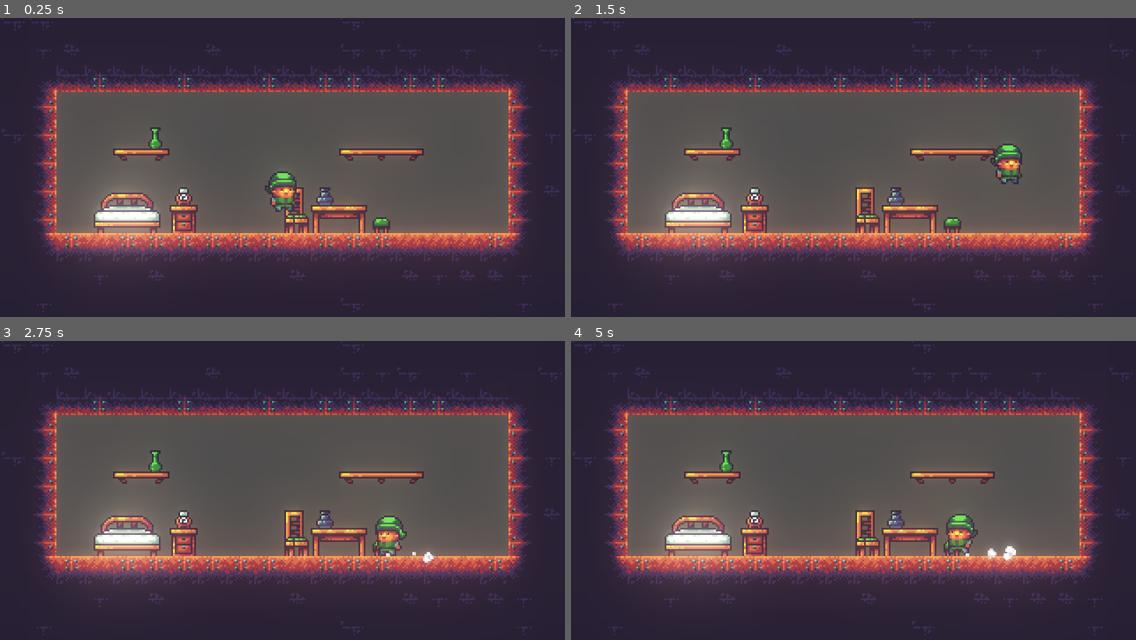
Above: before the commit, frames 1-4 (two rows, left to right).
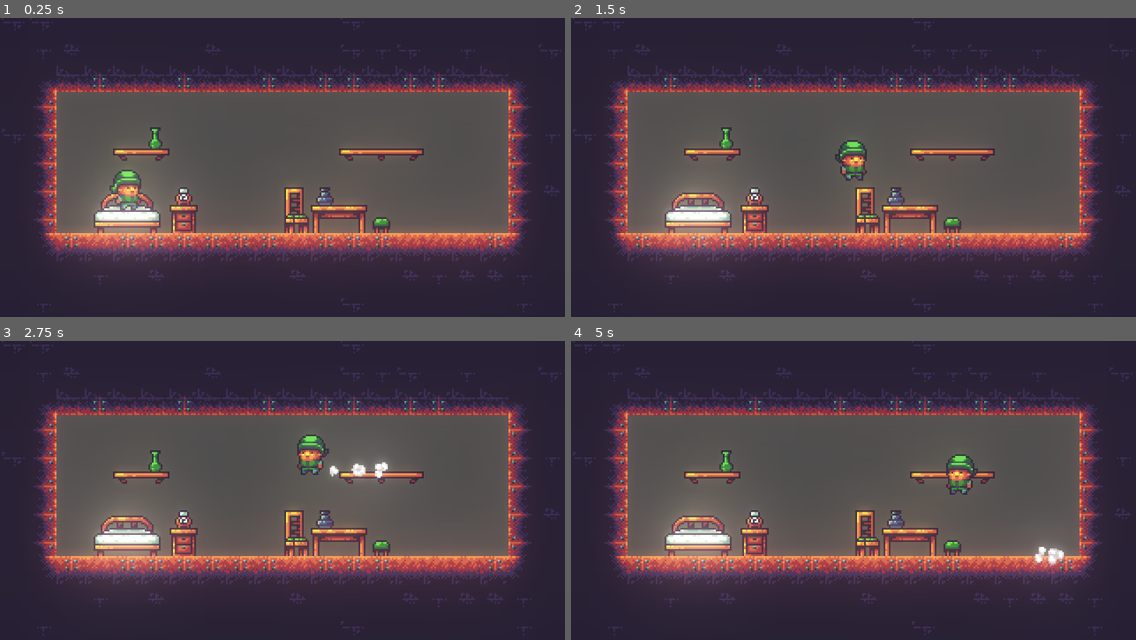
Above: after the commit, the same moments.

Repository: lethiandev/gd-christmas-morning
Game: Godot game, scene res://stages/bedroom/bedroom_stage.tscn
Two runs of this game, one before a commit and one after it. Both use one fixed random seed, a clock stepped at 60 frames per second and the inputs below.
Inputs:
- Up to frame 1 (0.25 s): no input
- Up to frame 2 (1.5 s): hold D (move_right) from 0.53 s (still down); tap W (jump) at 0.77 s
- Up to frame 3 (2.75 s): tap W (jump) at 1.52 s; release D (move_right) at 2.03 s; hold A (move_left) from 2.03 s (still down)
- Up to frame 4 (5 s): release A (move_left) at 2.78 s; hold D (move_right) 2.78-4.28 s; tap W (jump) at 3.02, 3.77, 4.52 s; hold A (move_left) from 4.28 s (still down)

The runs differ from the first frame. In frame 1, 1.0% of the frame differs, in the area x 19-53%, y 50-65%; in frame 2, 0.9%; in frame 3, 1.3%; in frame 4, 1.4%, in the area x 66-88%, y 37-75%.

Commit message:
Change player start position

Diff:
--- a/src/stages/bedroom/bedroom_stage.tscn
+++ b/src/stages/bedroom/bedroom_stage.tscn
@@ -29,6 +29,7 @@
 tile_data = PoolIntArray( -327686, 11, 0, -327685, 11, 2, -196614, 11, 0, -196613, 11, 2, -65541, 7, 1, -6, 10, 0, -5, 10, 2, -65534, 10, 0, -65533, 10, 1, -65532, 10, 2, 65529, 3, 0, 65530, 3, 1, 65531, 3, 2, 65532, 6, 0, 0, 1, 0, 1, 7, 0, 131068, 4, 0, 65537, 2, 0, 65538, 2, 2, 65539, 9, 0 )
 
 [node name="Player" parent="." instance=ExtResource( 1 )]
+position = Vector2( -88, 9 )
 
 [node name="SecretArea" parent="." instance=ExtResource( 4 )]
 
